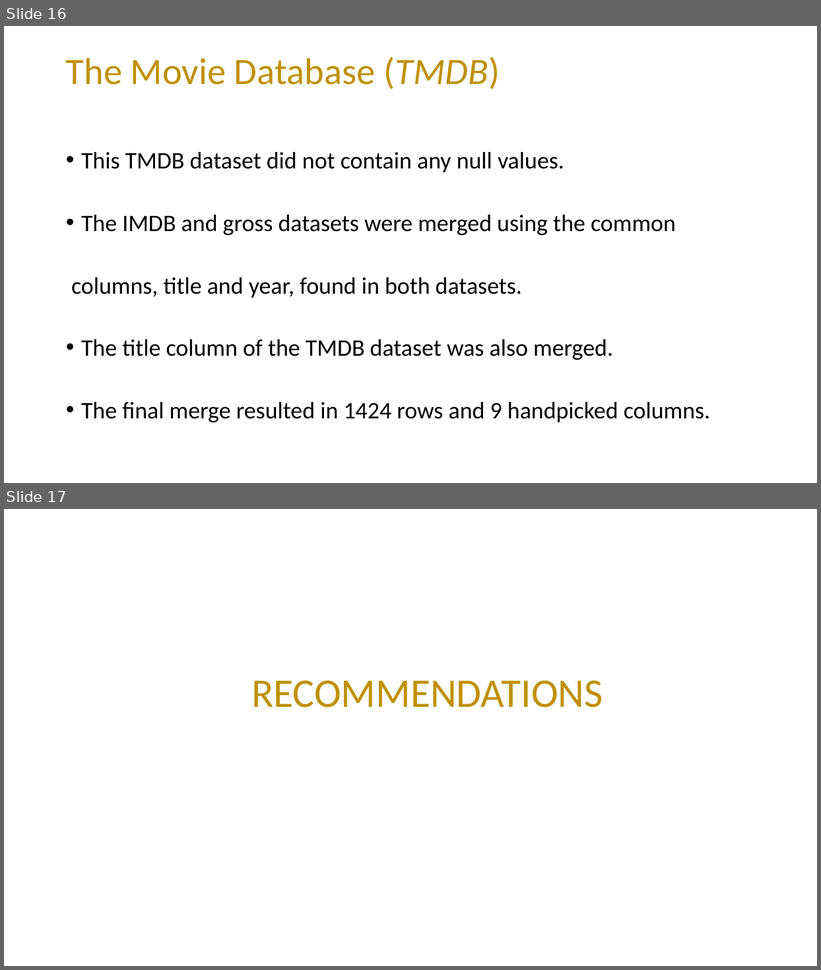
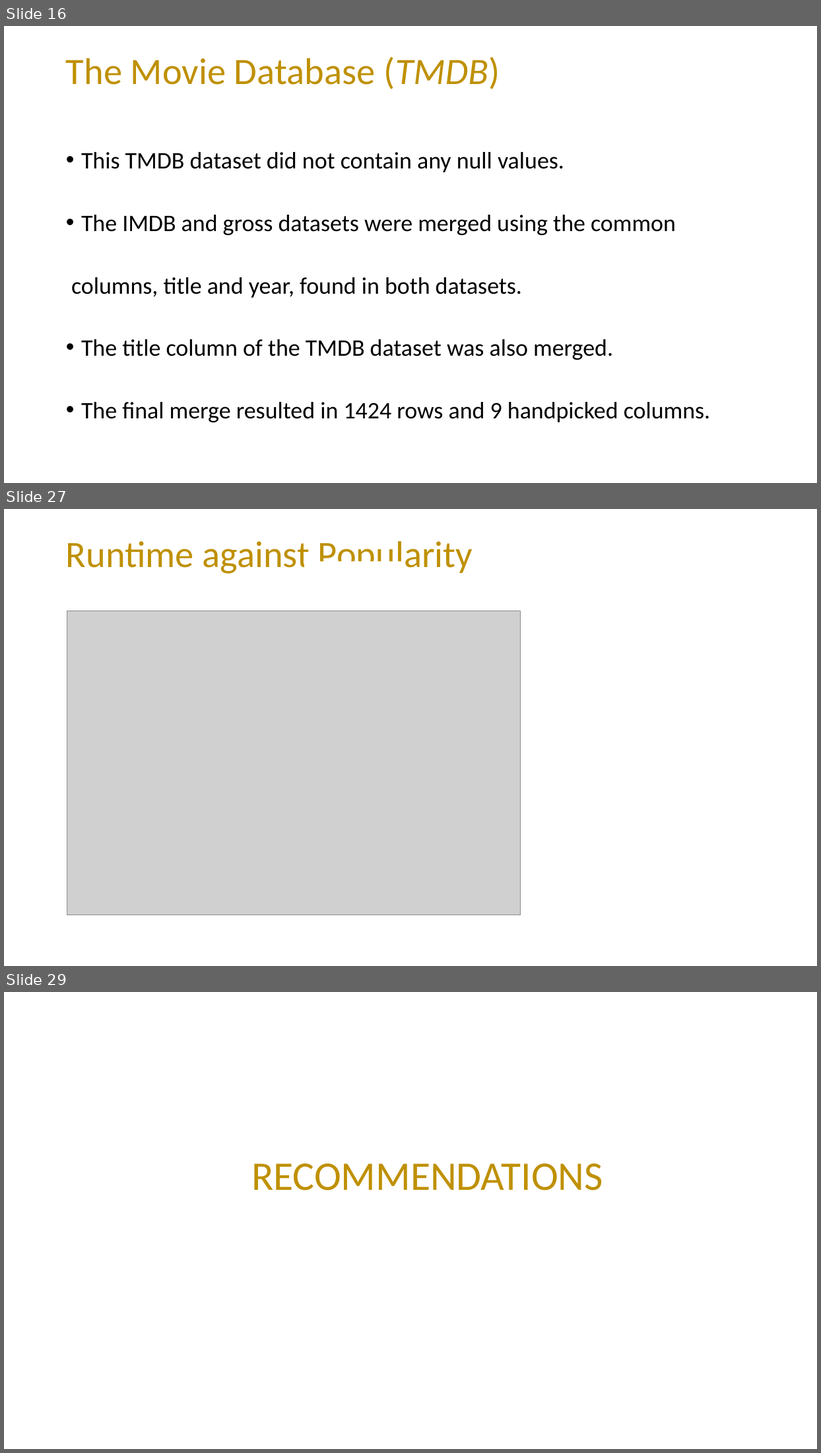
Before and after one commit to mading225/GROUP-6-PROJECT-, a slide deck: project.pptx. Shown one above the other, each under a label of ours: slides 16 and 17 before the commit, slides 16, 27 and 29 after it; the slides between them are not shown. The pictures are 821x970 and 821x1453 pixels, drawn with LibreOffice and Linux fonts; fonts in the diff are those of the drawing; grey boxes stand for pictures. Boxes give left, top, right and bottom in pixels: in the first picture for what was removed or moved away, otherwise in the second. Text is boxed around its words. In the diff, an @@ line names an element or a change of style, - is before the commit and + after.

```diff
--- a/project.pptx
+++ b/project.pptx
@@ slide 27 added at bbox=[4, 509, 817, 966], background #FFFFFF @@
@@ title added at bbox=[66, 541, 473, 574], 44 pt, text #BF9000 @@
+Runtime against Popularity
@@ rectangle added at bbox=[405, 590, 506, 619], fill #FFFFFF @@
@@ picture added at bbox=[67, 611, 521, 916] @@
@@ what was slide 17 is now slide 29 @@
```
Also in this commit, not shown: 11 other slides added.
